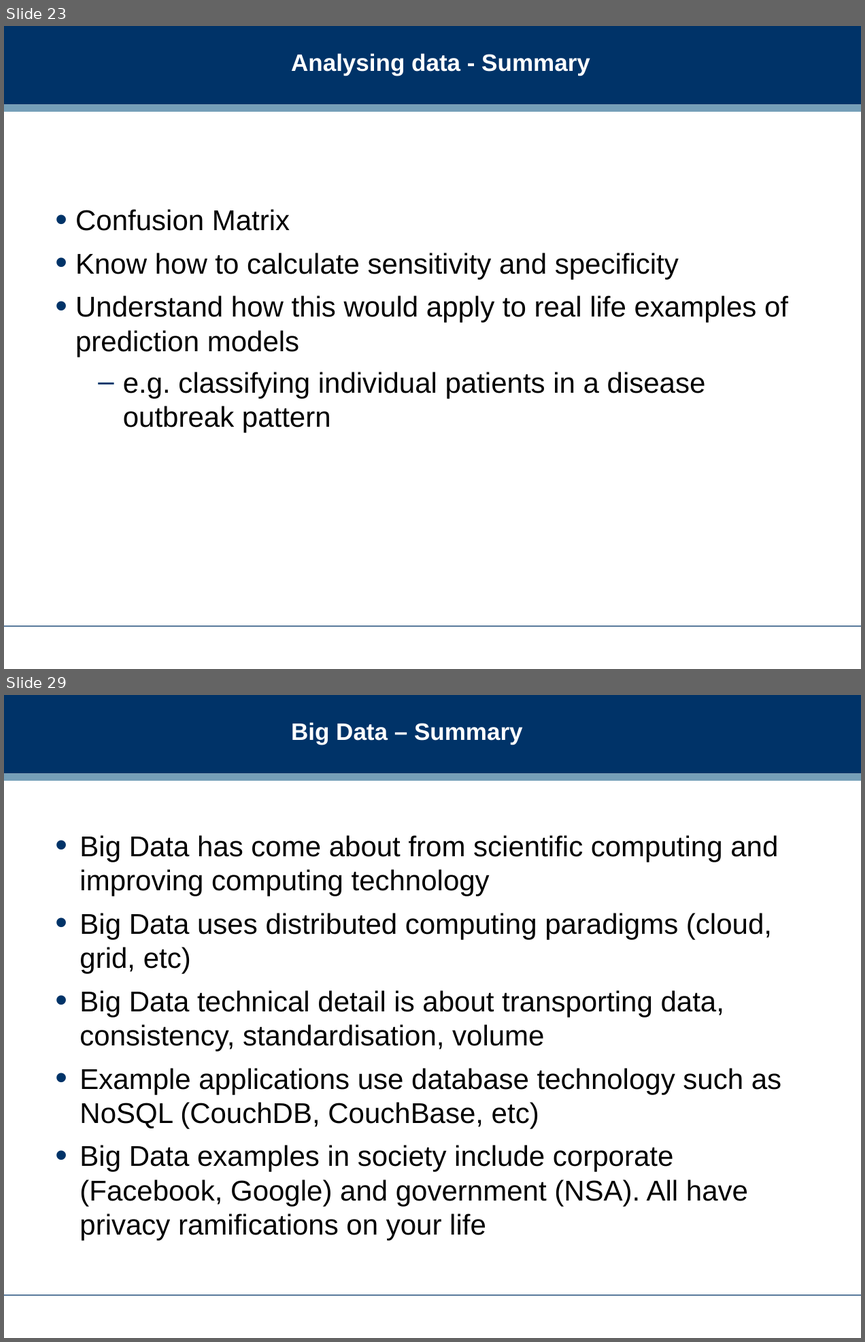
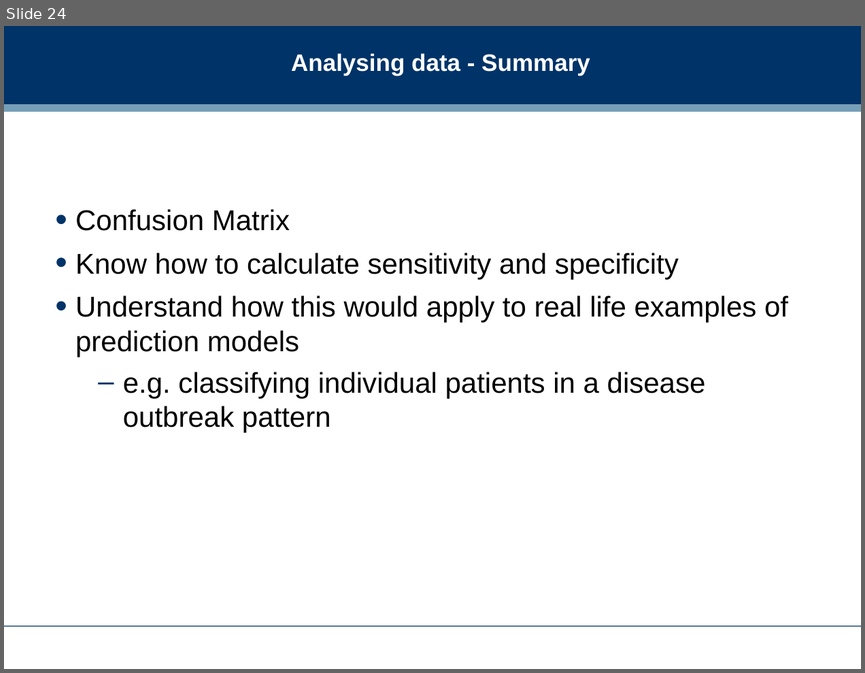
Before and after one commit to dreamind/ix, a slide deck: lectures/review/exam_review.ppt. Shown one above the other, each under a label of ours: slides 23 and 29 before the commit, slide 24 after it; the slides between them are not shown. The pictures are 865x1342 and 865x673 pixels, drawn with LibreOffice and Linux fonts; fonts in the diff are those of the drawing; background and template pictures are left out. Boxes give left, top, right and bottom in pixels: in the first picture for what was removed or moved away, otherwise in the second. Text is boxed around its words. In the diff, an @@ line names an element or a change of style, - is before the commit and + after.

```diff
--- a/lectures/review/exam_review.ppt
+++ b/lectures/review/exam_review.ppt
@@ slide 29 removed at <box>4,695,861,1338</box>, background #FFFFFF; not listed: 3 template elements that a slide beside it also shows @@
@@ title removed at <box>291,722,523,745</box> @@
-Big Data – Summary
@@ text removed at <box>79,835,781,1240</box> @@
-• Big Data has come about from scientific computing and improving computing technology
-• Big Data uses distributed computing paradigms (cloud, grid, etc)
-• Big Data technical detail is about transporting data, consistency, standardisation, volume
-• Example applications use database technology such as NoSQL (CouchDB, CouchBase, etc)
-• Big Data examples in society include corporate (Facebook, Google) and government (NSA). All have privacy ramifications on your life
@@ what was slide 23 is now slide 24 @@
```
Also in this commit, not shown: 12 slides changed, 1 slide added, 2 other slides removed, 2 other files.
